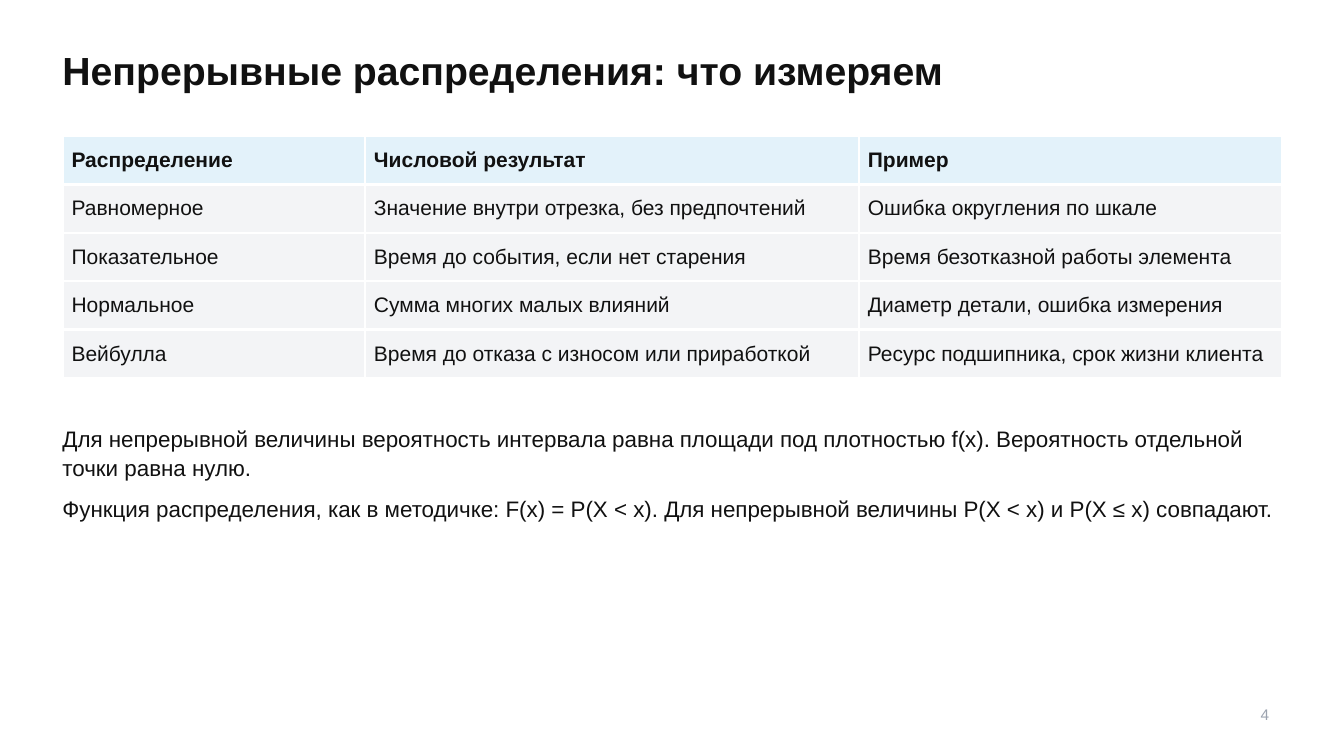
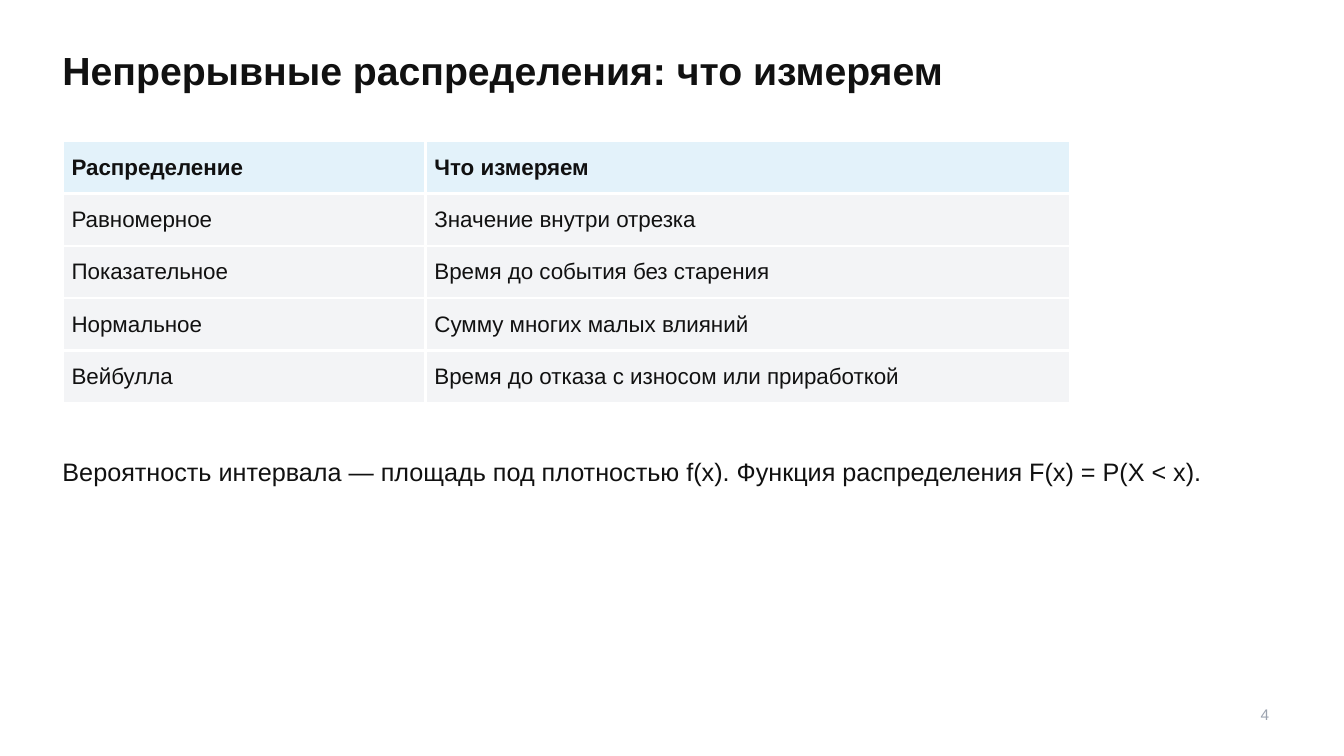
Before and after one commit to TheTonyPub/probability-theory-2026, a slide deck: slide 4 of lectures/06_distributions-17-25-2.pptx. Drawn at 1344x756 pixels with LibreOffice and Linux fonts; fonts in the diff are those of the drawing. Boxes give left, top, right and bottom in pixels: in the first picture for what was removed or moved away, otherwise in the second. Text is boxed around its words. In the diff, an @@ line names an element or a change of style, - is before the commit and + after.

```diff
--- a/lectures/06_distributions-17-25-2.pptx
+++ b/lectures/06_distributions-17-25-2.pptx
@@ table at <box>63,141,1071,403</box> @@
-column 2: Числовой результат | Значение внутри отрезка, без предпочтений | Время до события, если нет старения | Сумма многих малых влияний | Время до отказа с износом или приработкой
-column 3: Пример | Ошибка округления по шкале | Время безотказной работы элемента | Диаметр детали, ошибка измерения | Ресурс подшипника, срок жизни клиента
+column 2: Что измеряем | Значение внутри отрезка | Время до события без старения | Сумму многих малых влияний | Время до отказа с износом или приработкой
@@ table: place and size @@
-table at <box>63,136,1282,378</box>
+table at <box>63,141,1071,403</box>
@@ text at <box>62,462,1201,486</box>: text changed; size 16 to 18 pt @@
-Для непрерывной величины вероятность интервала равна площади под плотностью f(x). Вероятность отдельной точки равна нулю.
-Функция распределения, как в методичке: F(x) = P(X < x). Для непрерывной величины P(X < x) и P(X ≤ x) совпадают.
+Вероятность интервала — площадь под плотностью f(x). Функция распределения F(x) = P(X < x).
```
Also in this commit, not shown: 31 other slides changed, 14 slides added, 24 slides removed.
